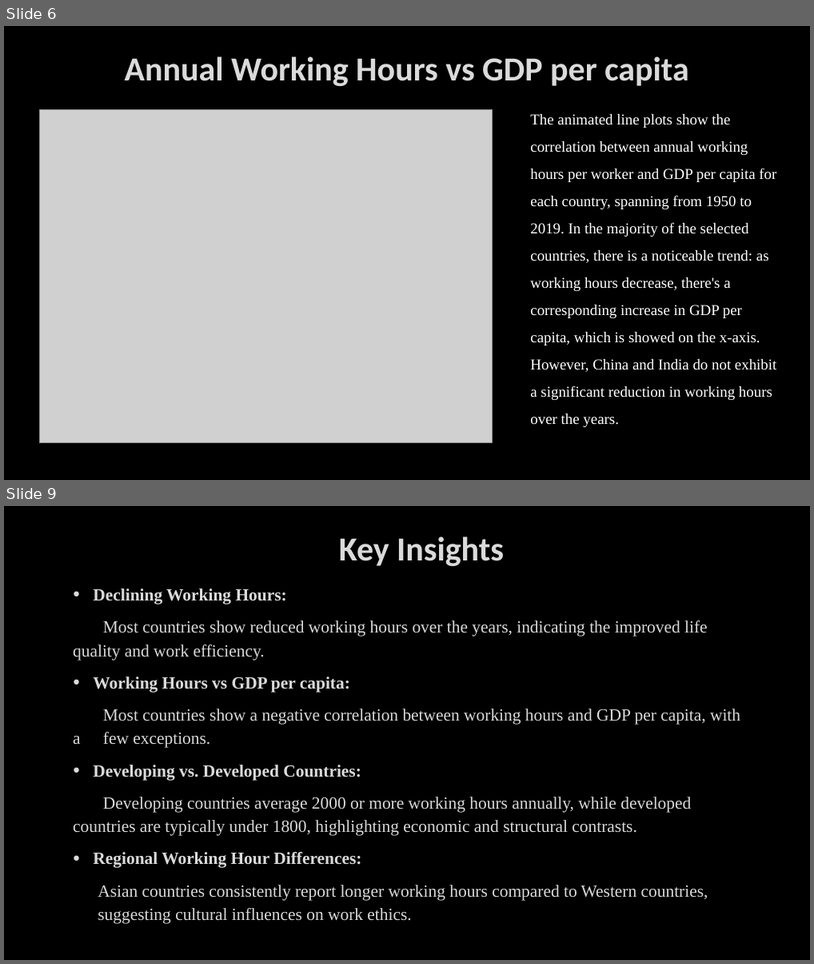
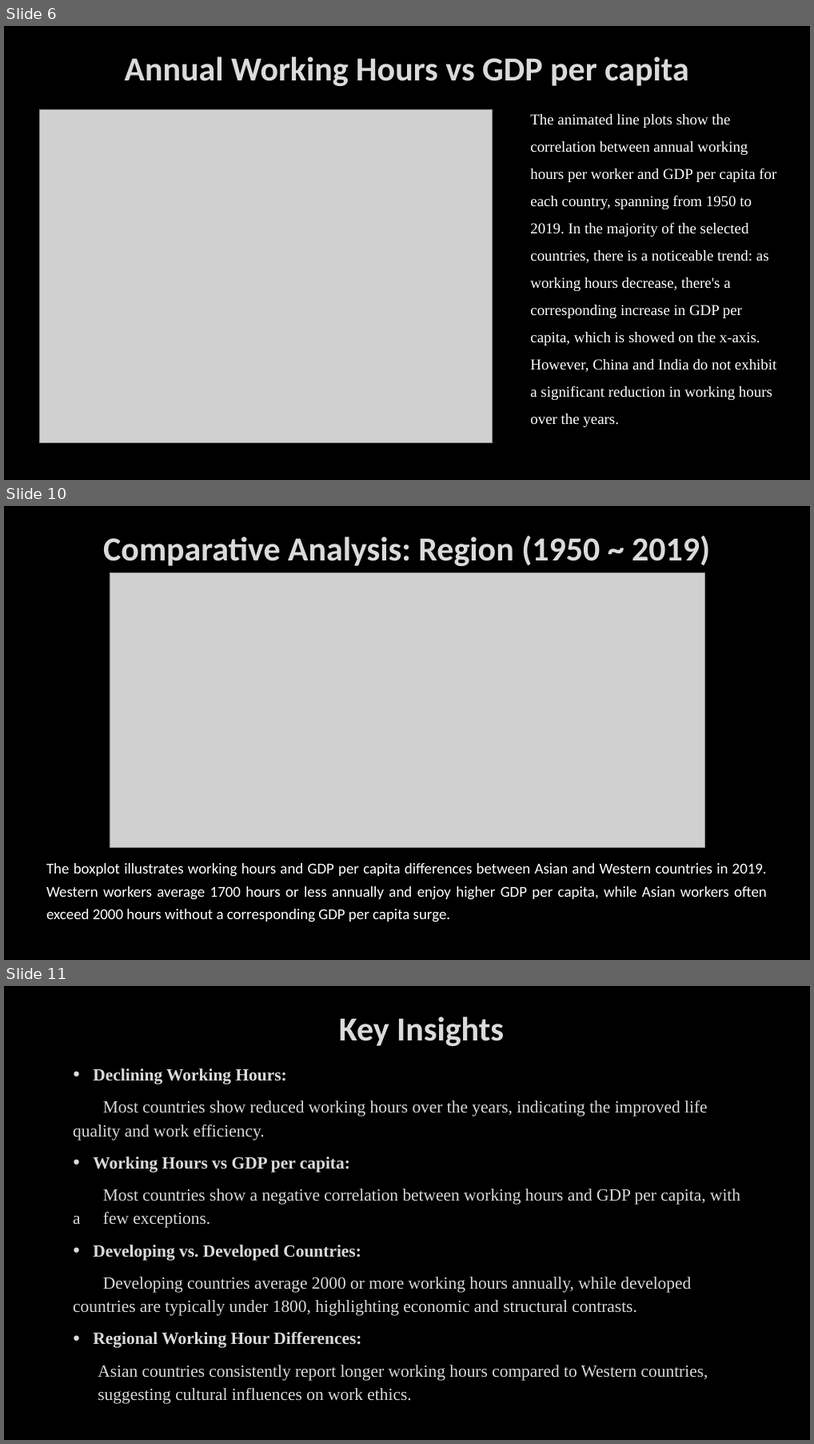
Before and after one commit to VUDataSci/data-presentation-kuangxh9, a slide deck: EDA_presentation.pptx. Shown one above the other, each under a label of ours: slides 6 and 9 before the commit, slides 6, 10 and 11 after it; the slides between them are not shown. The pictures are 814x964 and 814x1444 pixels, drawn with LibreOffice and Linux fonts; fonts in the diff are those of the drawing; grey boxes stand for pictures; background and template pictures are left out. Boxes give left, top, right and bottom in pixels: in the first picture for what was removed or moved away, otherwise in the second. Text is boxed around its words. In the diff, an @@ line names an element or a change of style, - is before the commit and + after.

```diff
--- a/EDA_presentation.pptx
+++ b/EDA_presentation.pptx
@@ slide 10 added at <box>4,506,810,960</box>, background picture (left out) @@
@@ title added at <box>103,536,710,566</box>, 40 pt, text #DADADA, bold @@
+Comparative Analysis: Region (1950 ~ 2019)
@@ picture added at <box>110,573,705,847</box> @@
@@ text added at <box>46,863,767,922</box>, 18 pt, text #FFFFFF @@
+The boxplot illustrates working hours and GDP per capita differences between Asian and Western countries in 2019. Western workers average 1700 hours or less annually and enjoy higher GDP per capita, while Asian workers often exceed 2000 hours without a corresponding GDP per capita surge.
@@ what was slide 9 is now slide 11 @@
```
Also in this commit, not shown: 5 slides changed, 1 other slide added, 6 other files.
